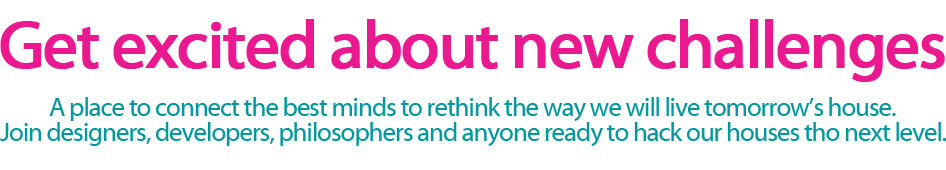
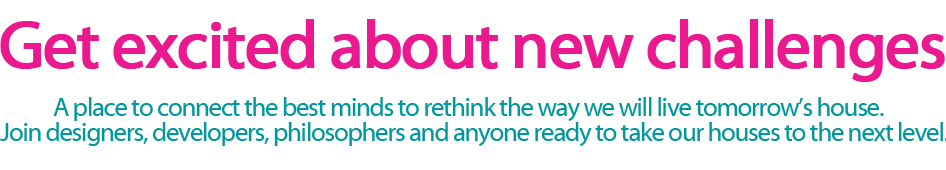
Before/after of a 946 x 170 layered artwork. What changed in the layer stack:
painted on "A place to connect the best minds to rethink the way we will li" over [49, 97, 896, 121]
renamed "Join designers, developers, philosophers and anyone ready to ha" to "Join designers, developers, philosophers and anyone ready to ta", painted on it over [24, 122, 946, 146]
